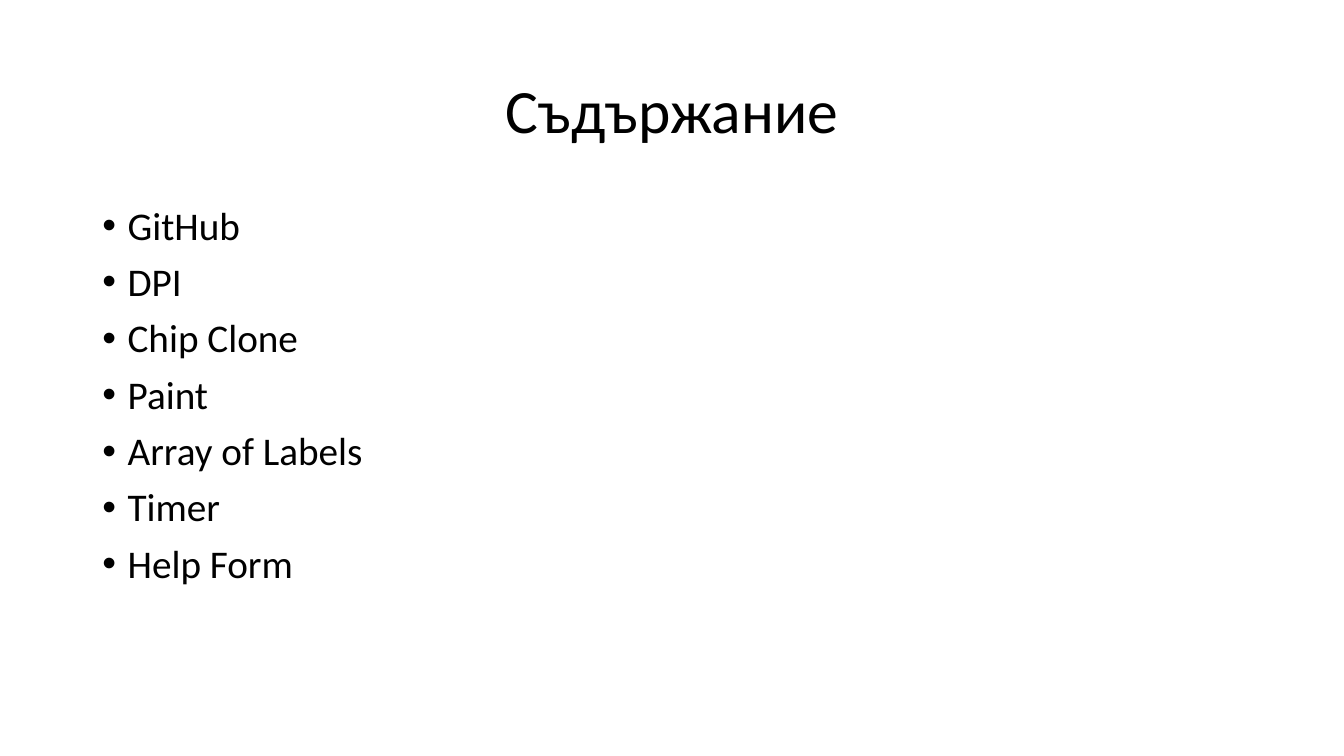
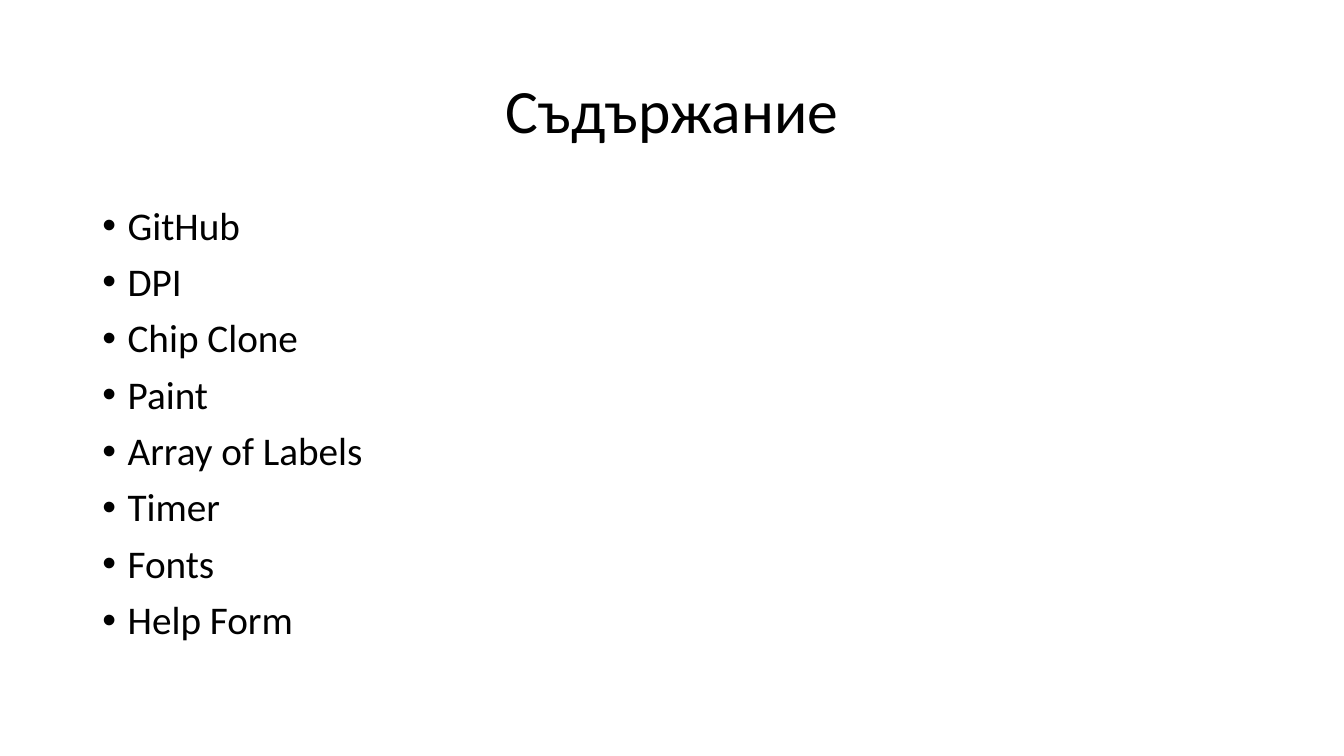
Before and after one commit to moplest/dsfsfdfds, a slide deck: slide 2 of Prezentaciq/problemiii.pptx. Drawn at 1344x756 pixels with LibreOffice and Linux fonts; fonts in the diff are those of the drawing. Boxes give left, top, right and bottom in pixels: in the first picture for what was removed or moved away, otherwise in the second. Text is boxed around its words. In the diff, an @@ line names an element or a change of style, - is before the commit and + after.

```diff
--- a/Prezentaciq/problemiii.pptx
+++ b/Prezentaciq/problemiii.pptx
@@ text at [128,553,215,579]: paragraph added @@
+• Fonts
```
Also in this commit, not shown: 2 other slides changed, 5 slides added, 8 other files.
